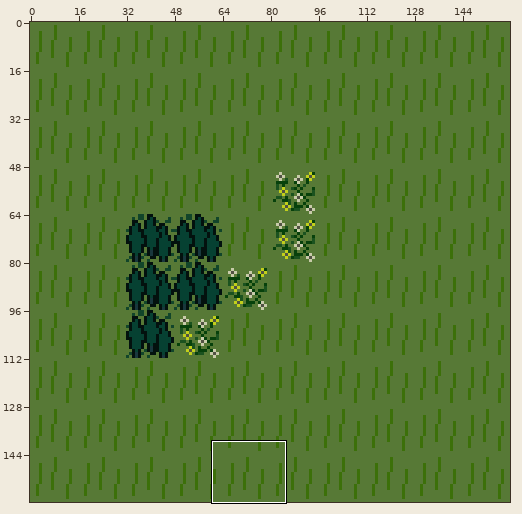
Sprite sheet, stored at assets/images/Map.png. Above, an overview of the earlier version with the close-up marked.
Close-up. Old version:
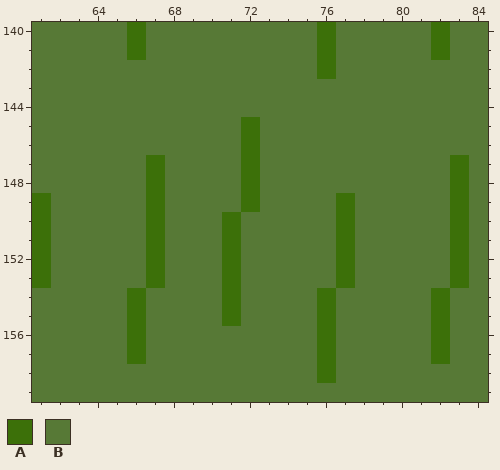
The file is 160x160 pixels. Shown: x 61..84, y 140..159. The commit also changed other parts of the picture, which this record leaves out.
Palette (. is transparent): A #3c7009  B #577936
Pixels before, first column x 61:
140 BBBBBABBBBBBBBBABBBBBABB
141 BBBBBABBBBBBBBBABBBBBABB
142 BBBBBBBBBBBBBBBABBBBBBBB
143 BBBBBBBBBBBBBBBBBBBBBBBB
144 BBBBBBBBBBBBBBBBBBBBBBBB
145 BBBBBBBBBBBABBBBBBBBBBBB
146 BBBBBBBBBBBABBBBBBBBBBBB
147 BBBBBBABBBBABBBBBBBBBBAB
148 BBBBBBABBBBABBBBBBBBBBAB
149 ABBBBBABBBBABBBBABBBBBAB
150 ABBBBBABBBABBBBBABBBBBAB
151 ABBBBBABBBABBBBBABBBBBAB
152 ABBBBBABBBABBBBBABBBBBAB
153 ABBBBBABBBABBBBBABBBBBAB
154 BBBBBABBBBABBBBABBBBBABB
155 BBBBBABBBBABBBBABBBBBABB
156 BBBBBABBBBBBBBBABBBBBABB
157 BBBBBABBBBBBBBBABBBBBABB
158 BBBBBBBBBBBBBBBABBBBBBBB
159 BBBBBBBBBBBBBBBBBBBBBBBB
Once edited:
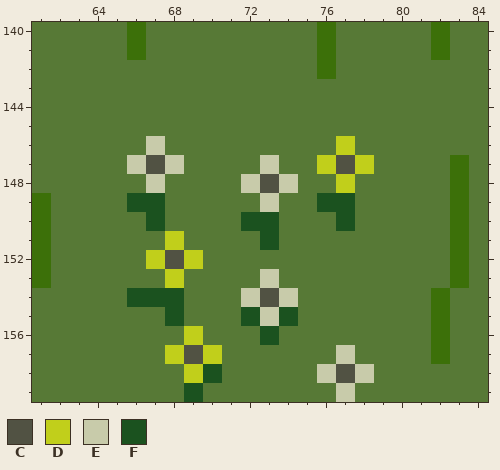
Colours new in this view: C #515243  D #c1cf1b  E #c8cbaa  F #1b521f
What changed:
Changed rows in their new state; - is an unchanged pixel.
first column x 66:
145 ------B------
146 -E----B----D-
147 ECE---BE--DCD
148 -E----ECE--D-
149 FF----BE--FF-
150 -F---BFF---F-
151 -BD--B-F---B-
152 -DCD-B-----B-
153 -BD--B-E---B-
154 FFF--BECE-B--
155 B-F--BFEF-B--
156 B--D---F--B--
157 B-DCD-----BE-
158 ---DF-----ECE
159 ---F-------E-
Where, in picture pixels (left, top, right, bottom), the same in both close-ups:
changed: (127, 117, 374, 402)
